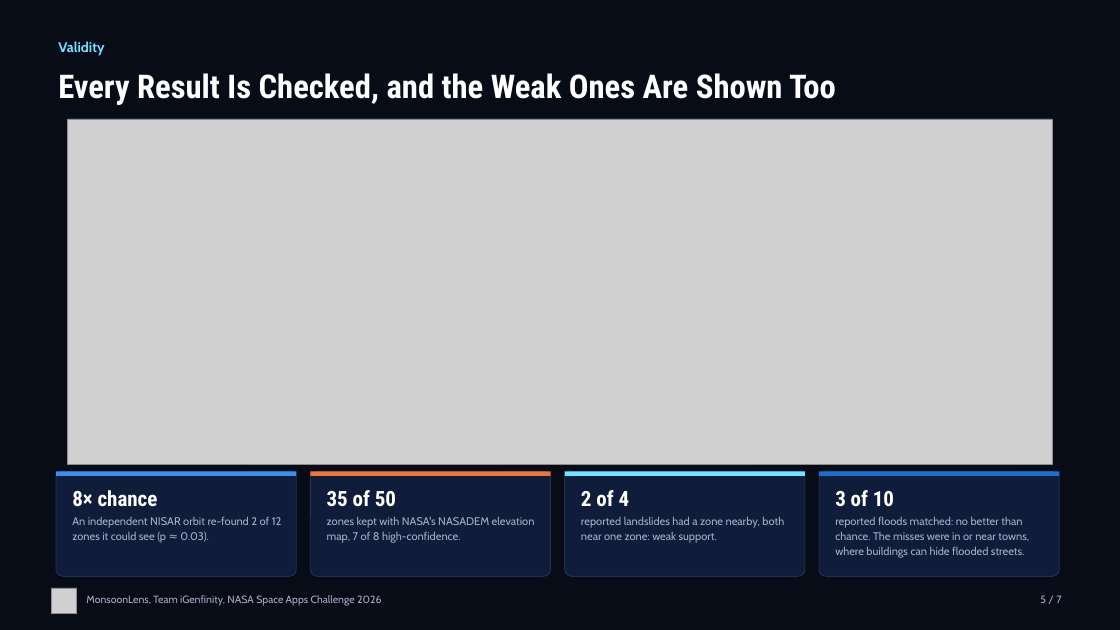
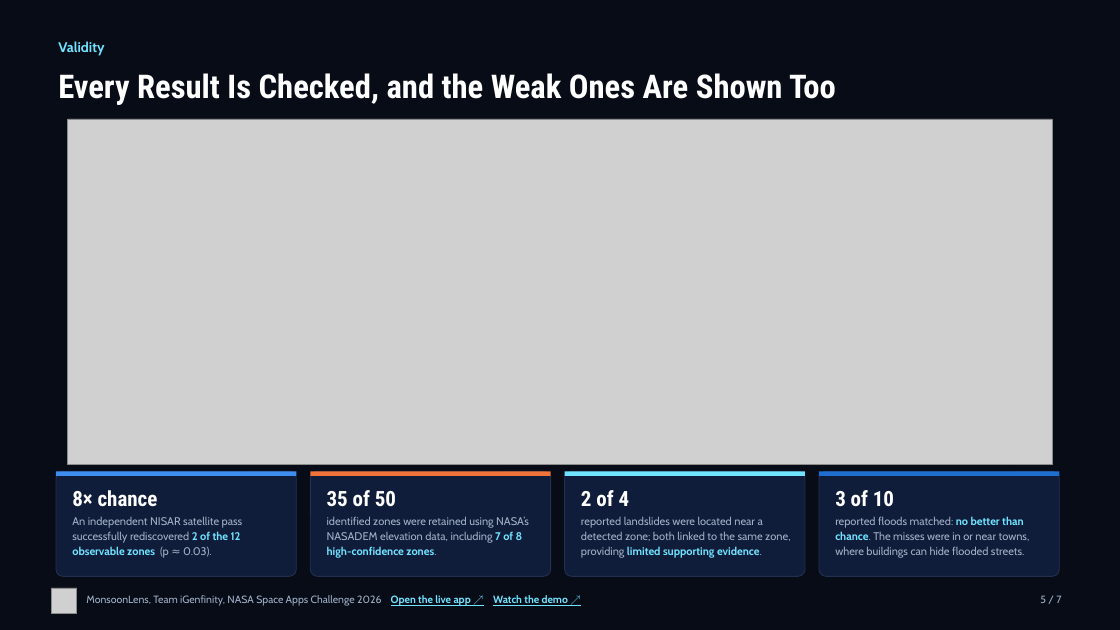
Before and after one commit to AyushSinghNegi/dancing-with-the-sars, a slide deck: slide 5 of deliverables/deck/MonsoonLens_Deck.pptx. Drawn at 1120x630 pixels with LibreOffice and Linux fonts; fonts in the diff are those of the drawing; grey boxes stand for pictures. Boxes give left, top, right and bottom in pixels: in the first picture for what was removed or moved away, otherwise in the second. Text is boxed around its words. In the diff, an @@ line names an element or a change of style, - is before the commit and + after.

```diff
--- a/deliverables/deck/MonsoonLens_Deck.pptx
+++ b/deliverables/deck/MonsoonLens_Deck.pptx
@@ text at box(72, 516, 243, 558): text changed @@
-An independent NISAR orbit re-found 2 of 12 zones it could see (p ≈ 0.03).
+An independent NISAR satellite pass successfully rediscovered 2 of the 12 observable zones (p ≈ 0.03).
@@ text at box(327, 516, 529, 558): text changed @@
-zones kept with NASA's NASADEM elevation map, 7 of 8 high-confidence.
+identified zones were retained using NASA’s NASADEM elevation data, including 7 of 8 high-confidence zones.
@@ text at box(581, 516, 790, 558): text changed @@
-reported landslides had a zone nearby, both near one zone: weak support.
+reported landslides were located near a detected zone; both linked to the same zone, providing limited supporting evidence.
@@ text "reported floods matched: no better ..." at box(835, 516, 1030, 558): text colour #9FB0C6 to #6FE3FF, bold on in "no better than chance." @@
@@ text at box(86, 595, 568, 606): text changed @@
-MonsoonLens, Team iGenfinity, NASA Space Apps Challenge 2026
+MonsoonLens, Team iGenfinity, NASA Space Apps Challenge 2026 Open the live app ↗ Watch the demo ↗
```
Also in this commit, not shown: 6 other slides changed, 1 other file.
